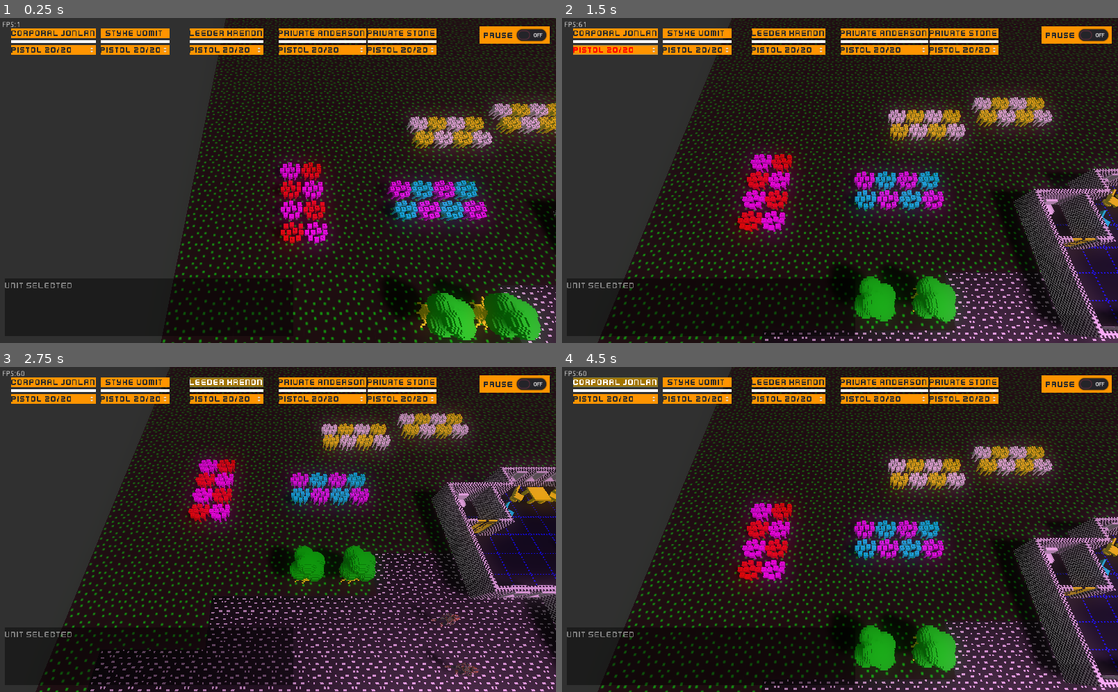
Above: before the commit, frames 1-4 (two rows, left to right).
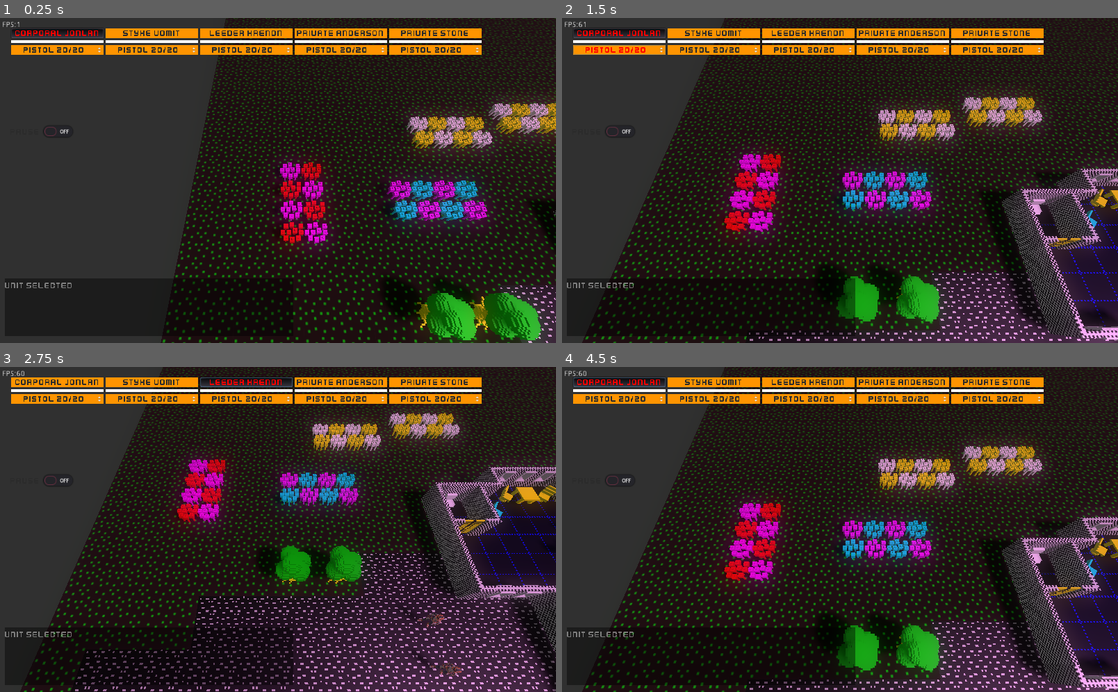
Above: after the commit, the same moments.

Repository: SteveSmith16384/LaserFodder
Game: Godot game, scene res://Main.tscn
Two runs of this game, one before a commit and one after it. Both use one fixed random seed, a clock stepped at 60 frames per second and the inputs below.
Inputs:
- Up to frame 1 (0.25 s): no input
- Up to frame 2 (1.5 s): click "Pistol 20/20" at 0.5 s; click "Styke Vomit" at 1.25 s
- Up to frame 3 (2.75 s): click "Leeder Krenon" at 2 s
- Up to frame 4 (4.5 s): click "Private Anderson" at 2.75 s; click "Private Stone" at 3.5 s; click "Corporal Jonlan" at 4.25 s

The runs differ from the first frame. In frame 1, 3.0% of the frame differs, in the area x 2-99%, y 2-37%; in frame 2, 30%; in frame 3, 28%; in frame 4, 30%, in the area x 2-100%, y 0-100%.

Commit message:
Improved UI

Diff:
--- a/src/GameScene.gd
+++ b/src/GameScene.gd
@@ -104,6 +104,10 @@
 		pl.get_node("SelectedArrow").visible = false
 		pl.get_node("IsPlayer").selected = false
 
+	var unit_data: UnitData = player.get_node("UnitData")
+	if unit_data.killed:
+		return
+
 	selected_unit = player
 	player.get_node("SelectedArrow").visible = true
 	player.get_node("IsPlayer").selected = true
--- a/src/UI/GameUI.gd
+++ b/src/UI/GameUI.gd
@@ -35,5 +35,4 @@
 			ch.set_pressed(true)
 		else:
 			ch.set_pressed(false)
-			break
 	pass
--- a/src/UI/GameUI.tscn
+++ b/src/UI/GameUI.tscn
@@ -14,16 +14,17 @@
 margin_bottom = 59.0
 
 [node name="Commands" type="GridContainer" parent="."]
-margin_left = 883.0
-margin_top = 16.0
-margin_right = 1012.0
-margin_bottom = 56.0
+margin_left = 11.0
+margin_top = 194.0
+margin_right = 140.0
+margin_bottom = 234.0
 theme = ExtResource( 2 )
 
 [node name="PauseButton" type="CheckButton" parent="Commands"]
 margin_right = 129.0
 margin_bottom = 32.0
 text = "  Pause"
+flat = true
 
 [node name="Log" type="TextEdit" parent="."]
 margin_left = 9.0
--- a/src/UI/UnitUIControl.gd
+++ b/src/UI/UnitUIControl.gd
@@ -24,8 +24,12 @@
 
 func _on_health_changed():
 	var ud = player.get_node("UnitData")
-	$VBoxContainer/HealthProgressBar.max_value = ud.max_health
-	$VBoxContainer/HealthProgressBar.value = ud.health
+	if ud.health <= 0:
+		self.visible = false
+	else:
+		$VBoxContainer/HealthProgressBar.max_value = ud.max_health
+		$VBoxContainer/HealthProgressBar.value = ud.health
+
 	pass
 
 
--- a/src/UI/UnitUIControl.tscn
+++ b/src/UI/UnitUIControl.tscn
@@ -6,7 +6,7 @@
 [node name="UnitUIControl" type="Control"]
 margin_right = 80.0
 margin_bottom = 63.0
-rect_min_size = Vector2( 160, 63 )
+rect_min_size = Vector2( 170, 63 )
 mouse_filter = 1
 script = ExtResource( 1 )
 
@@ -16,13 +16,15 @@
 theme = ExtResource( 2 )
 
 [node name="SelectButton" type="Button" parent="VBoxContainer"]
-margin_right = 64.0
+margin_right = 170.0
 margin_bottom = 18.0
+rect_min_size = Vector2( 170, 0 )
+toggle_mode = true
 text = "Select"
 
 [node name="HealthProgressBar" type="ProgressBar" parent="VBoxContainer"]
 margin_top = 22.0
-margin_right = 64.0
+margin_right = 170.0
 margin_bottom = 27.0
 rect_min_size = Vector2( 0, 5 )
 value = 50.0
@@ -30,14 +32,9 @@
 
 [node name="CarriedItems" type="OptionButton" parent="VBoxContainer"]
 margin_top = 31.0
-margin_right = 64.0
+margin_right = 170.0
 margin_bottom = 49.0
-
-[node name="CarriedItems_Unused" type="GridContainer" parent="VBoxContainer"]
-margin_top = 53.0
-margin_right = 64.0
-margin_bottom = 53.0
-columns = 2
+align = 1
 
 [connection signal="pressed" from="VBoxContainer/SelectButton" to="." method="_on_SelectButton_pressed"]
 [connection signal="item_selected" from="VBoxContainer/CarriedItems" to="." method="_on_CarriedItems_item_selected"]
--- a/src/components/CanMove.tscn
+++ b/src/components/CanMove.tscn
@@ -13,6 +13,8 @@
 script = ExtResource( 1 )
 
 [node name="RoutePolygon" parent="." instance=ExtResource( 2 )]
+path_interval = 1.0
+path_continuous_u = false
 
 [node name="Path" type="Path" parent="RoutePolygon"]
 curve = SubResource( 1 )
